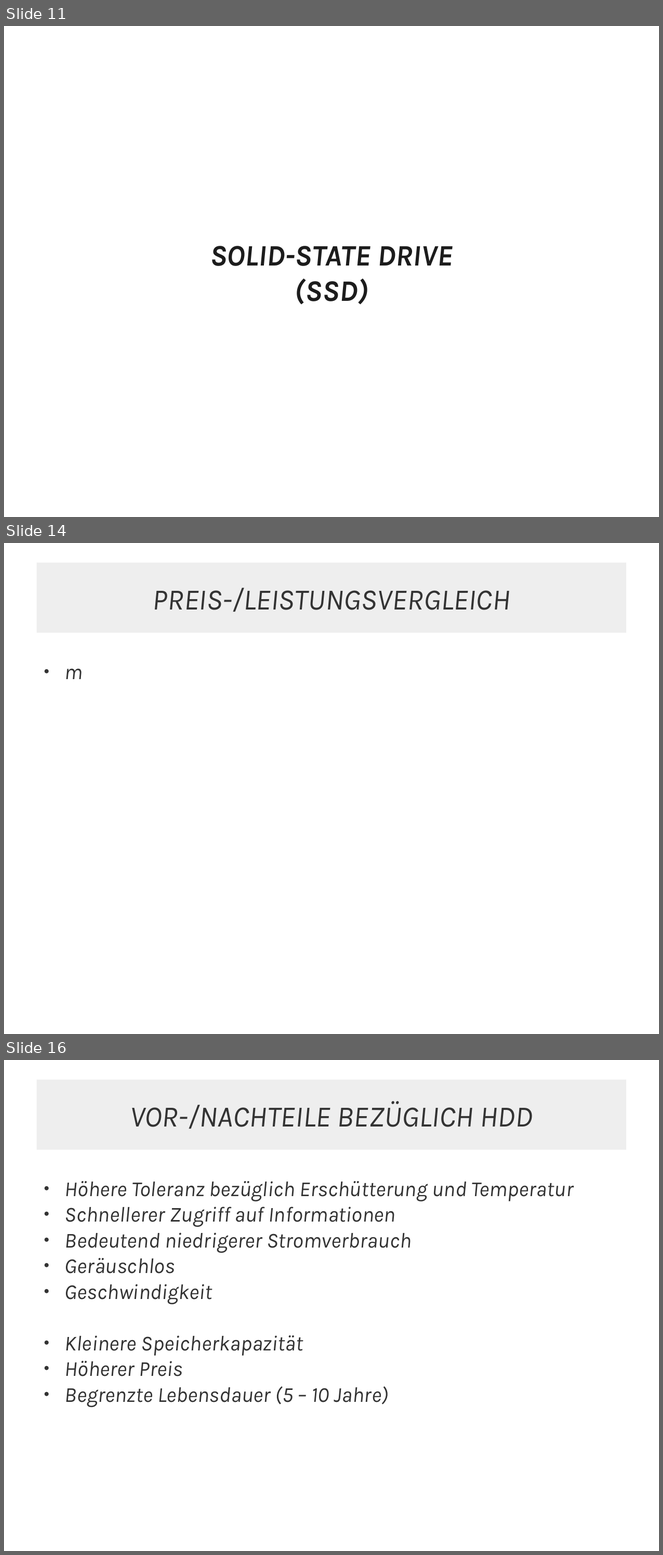
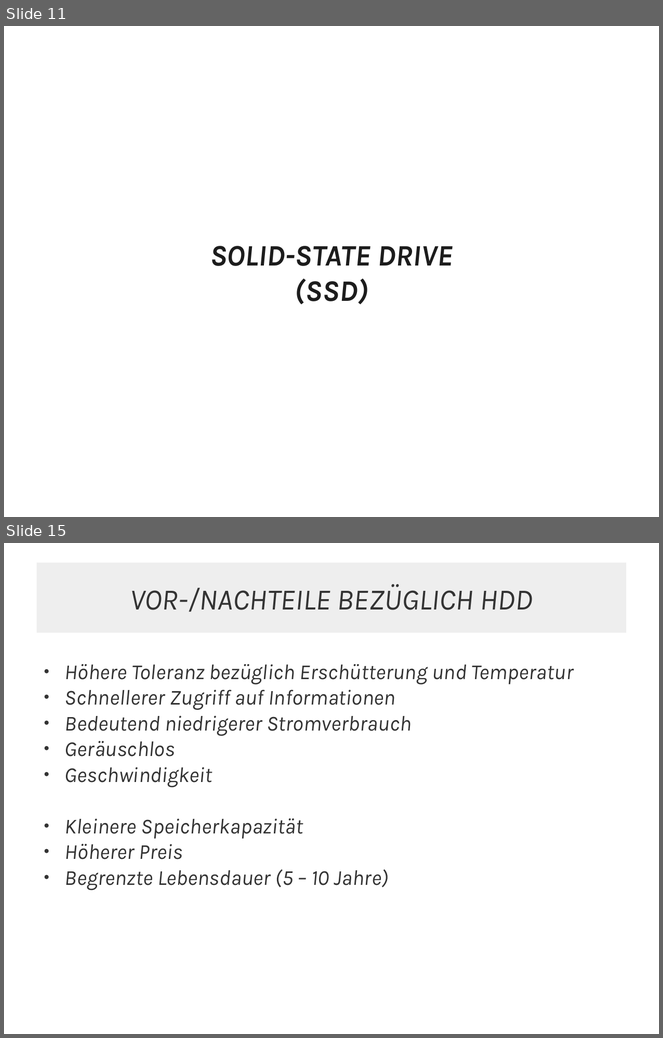
Before and after one commit to JMFootBallPlyr/Hard-drive-system-, a slide deck: WRK/presents/01 - types of drives/types of drives.odp. Shown one above the other, each under a label of ours: slides 11, 14 and 16 before the commit, slides 11 and 15 after it; the slides between them are not shown. The pictures are 663x1555 and 663x1038 pixels, drawn with LibreOffice and Linux fonts; fonts in the diff are those of the drawing. Boxes give left, top, right and bottom in pixels: in the first picture for what was removed or moved away, otherwise in the second. Text is boxed around its words. In the diff, an @@ line names an element or a change of style, - is before the commit and + after.

```diff
--- a/WRK/presents/01 - types of drives/types of drives.odp
+++ b/WRK/presents/01 - types of drives/types of drives.odp
@@ slide 14 removed at (4, 543, 659, 1034), background #FFFFFF @@
@@ rectangle removed at (37, 563, 626, 633) @@
-PREIS-/LEISTUNGSVERGLEICH
@@ text removed at (65, 669, 83, 679) @@
-● m
@@ what was slide 16 is now slide 15 @@
```
Also in this commit, not shown: 5 slides changed, 2 slides added, 3 other slides removed, 3 other files.
